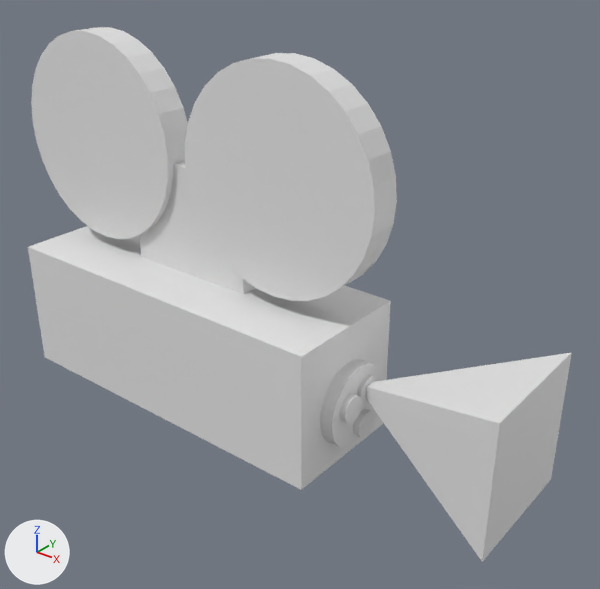
One commit to the FBX model Assets/Props/Camera1WIP.fbx: the scene before it, then after it.
One viewpoint serves both versions: a camera (50 mm lens) standing at (5.51, -5.25, 4.76) and looking at (1.17, 0.18, 1.39). Lighting does not change. The marker at lower left points along +X, +Y and +Z. Where no turn or scale is listed for an object, it has been applied to the vertices.
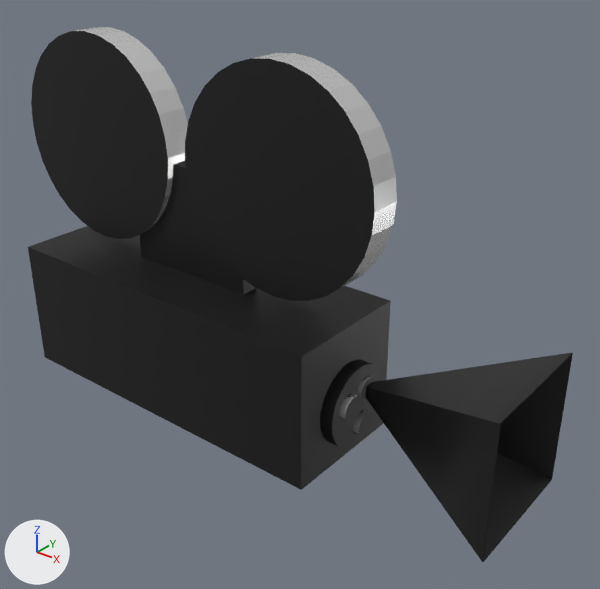
The newer file is also rescaled (x0.176) as a whole; pictures and numbers use the older file's frame.

Location of each change, [x1, y1, x2, y2] in pixels of the pictures (600 x 589 px):
'Cylinder.001', recoloured, reshaped (white to black)
    before: [28, 27, 572, 562]
    after: [28, 27, 573, 562]
part 1 of me_cylinder_003, built on
    before: [482, 353, 572, 562]
    after: [482, 353, 573, 562]
part 2 of me_cylinder_003, recoloured (white to black)
    both: [140, 161, 255, 294]
part 3 of me_cylinder_003, recoloured (white to black)
    both: [345, 396, 362, 424]
part 4 of me_cylinder_003, recoloured (white to black)
    both: [359, 411, 375, 438]
part 5 of me_cylinder_003, recoloured
    both: [361, 377, 377, 404]

The change in detail:
Material 'Material.005' (mat_material_005) changes colour from white #e7e7e7 to black #101010; in linear values from (0.8, 0.8, 0.8) to (0.00524, 0.00524, 0.00524).
Material 'Material.001' (mat_material_001) is new.
Its base color is (0.8, 0.8, 0.8) (white #e7e7e7).
Its metallic is 0.722.
Its roughness is 0.262.
me_cylinder_003 is used by ob_cylinder_001; location (0.0, 0.0, 0.0).
me_cylinder_003 had 408 vertices, 217 faces and spanned x -2.21..3.56, y -0.66..0.73, z 0.0..3.57.
me_cylinder_003 no longer uses material mat_material_007 (white #e7e7e7).
me_cylinder_003 no longer uses material mat_material_008 (white #e7e7e7).
me_cylinder_003 no longer uses material mat_material_009 (white #e7e7e7).
me_cylinder_003 now has 816 vertices, 568 faces and spans x -2.21..3.57, y -0.66..0.73, z 0.0..3.57.
Part 1, on me_cylinder_003:
1 face is deleted.
152 vertices are added at x 1.79..3.57, y -0.56..0.73, z 0.11..1.38.
48 new vertices lie (0.09, 0.0, 0.0) away from vertices in x 1.96, y -0.29..0.17, z 0.28..0.79.
23 new vertices lie (0.19, 0.0, 0.0) away from vertices in x 1.79, y -0.37..0.37, z 0.2..0.98.
18 new vertices lie (0.05, 0.0, 0.0) away from vertices in x 1.98, y -0.03..0.22, z 0.62..0.85.
7 new vertices lie (0.05, 0.0, -0.01) away from vertices in x 1.98, y -0.02..0.21, z 0.62..0.7.
6 new vertices lie (0.09, 0.0, -0.01) away from vertices in x 1.96, y -0.24..0.07, z 0.29..0.58.
5 new vertices lie (0.19, 0.0, 0.01) away from vertices in x 1.79, y -0.39..0.39, z 0.66..0.98.
5 new vertices lie (0.05, 0.0, 0.01) away from vertices in x 1.98, y -0.02..0.21, z 0.77..0.85.
80 new faces join them, mat_material_005 (black #101010).
192 new faces join them, mat_material_001 (white #e7e7e7).
me_cylinder_003 part 2: 6 faces spanning x -0.71..0.71, y -0.09..0.09, z 1.33..2.45 switch from mat_material_006 (white #e7e7e7) to mat_material_005 (black #101010).
me_cylinder_003 part 3: 1 face spanning x 2.05, y -0.3..-0.04, z 0.54..0.8 switches from mat_material_007 (white #e7e7e7) to mat_material_005 (black #101010).
me_cylinder_003 part 4: 1 face spanning x 2.05, y -0.08..0.18, z 0.27..0.53 switches from mat_material_008 (white #e7e7e7) to mat_material_005 (black #101010).
me_cylinder_003 part 5: 1 face spanning x 2.04, y -0.03..0.22, z 0.61..0.86 switches from mat_material_009 (white #e7e7e7) to mat_material_005 (black #101010).
me_cylinder_003 now uses material mat_material_001 (white #e7e7e7).
